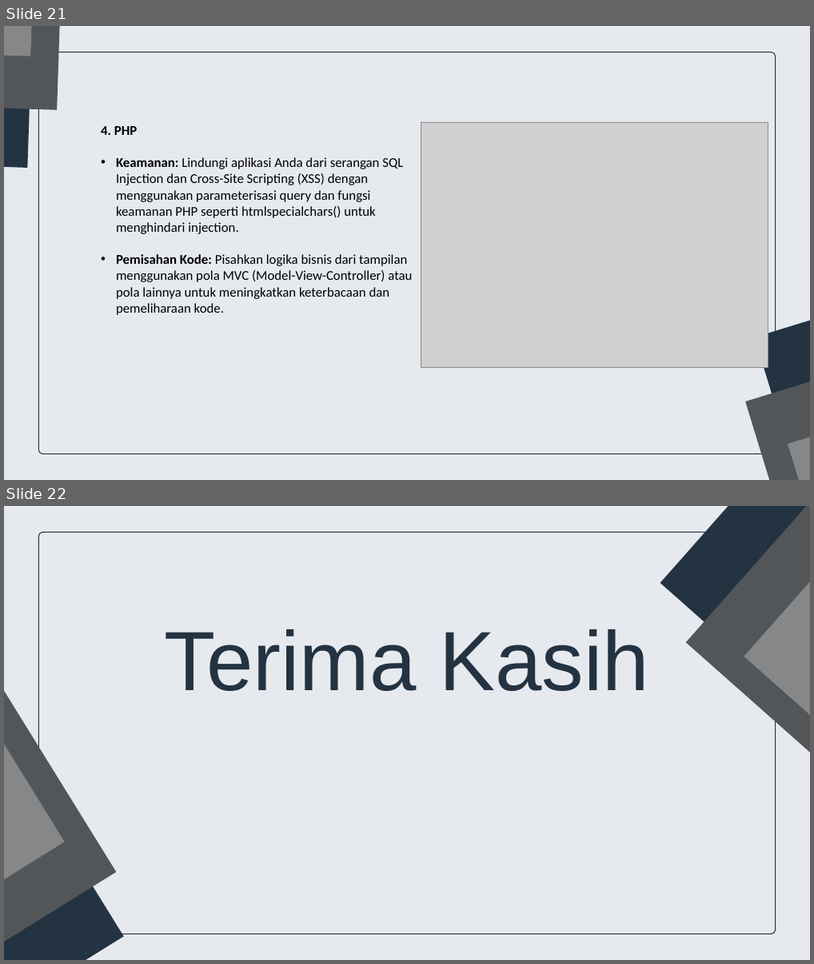
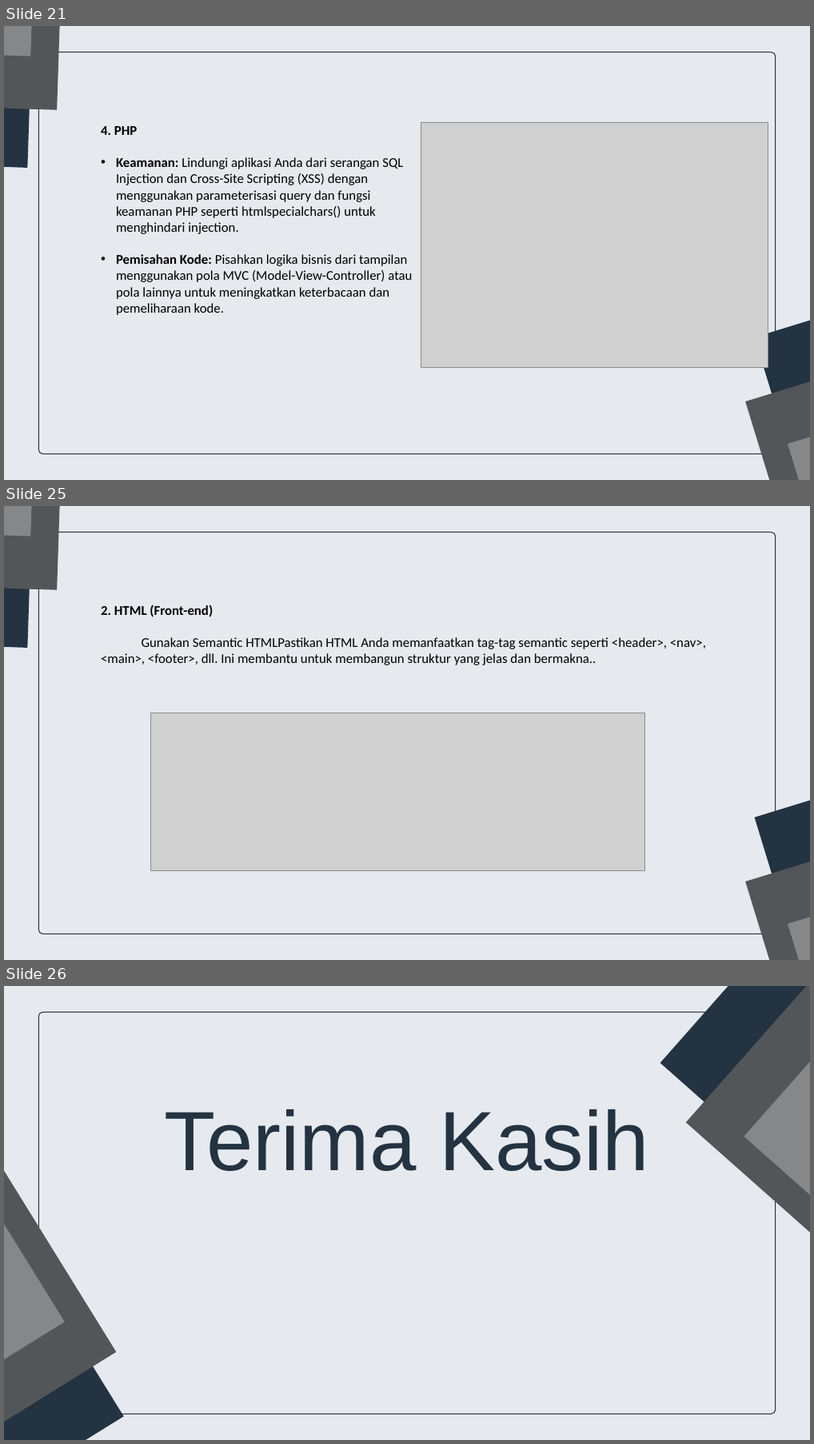
Before and after one commit to gemafajar09/bnsp-junior-web, a slide deck: part1/junior-web-dev.pptx. Shown one above the other, each under a label of ours: slides 21 and 22 before the commit, slides 21, 25 and 26 after it; the slides between them are not shown. The pictures are 814x964 and 814x1444 pixels, drawn with LibreOffice and Linux fonts; fonts in the diff are those of the drawing; grey boxes stand for pictures. Boxes give left, top, right and bottom in pixels: in the first picture for what was removed or moved away, otherwise in the second. Text is boxed around its words. In the diff, an @@ line names an element or a change of style, - is before the commit and + after.

Commit message:
main

```diff
--- a/part1/junior-web-dev.pptx
+++ b/part1/junior-web-dev.pptx
@@ slide 25 added at bbox=[4, 506, 810, 960], background #E6EAEF @@
@@ freeform shape added at bbox=[4, 506, 36, 648], fill #243342 @@
@@ freeform shape added at bbox=[4, 506, 65, 590], fill #535659 @@
@@ freeform shape added at bbox=[4, 506, 39, 536], fill #858789 @@
@@ freeform shape added at bbox=[38, 532, 776, 933], fill #E6EAEF, outline #243342 1.5 pt @@
@@ text added at bbox=[101, 604, 706, 665], 24 pt, text #000000 @@
+2. HTML (Front-end)
+Gunakan Semantic HTMLPastikan HTML Anda memanfaatkan tag-tag semantic seperti <header>, <nav>, <main>, <footer>, dll. Ini membantu untuk membangun struktur yang jelas dan bermakna..
@@ picture added at bbox=[150, 712, 645, 871] @@
@@ freeform shape added at bbox=[754, 744, 810, 960], fill #243342 @@
@@ freeform shape added at bbox=[746, 809, 810, 960], fill #535659 @@
@@ freeform shape added at bbox=[788, 852, 810, 960], fill #858789 @@
@@ what was slide 22 is now slide 26 @@
```
Also in this commit, not shown: 3 other slides added, 52 other files.
